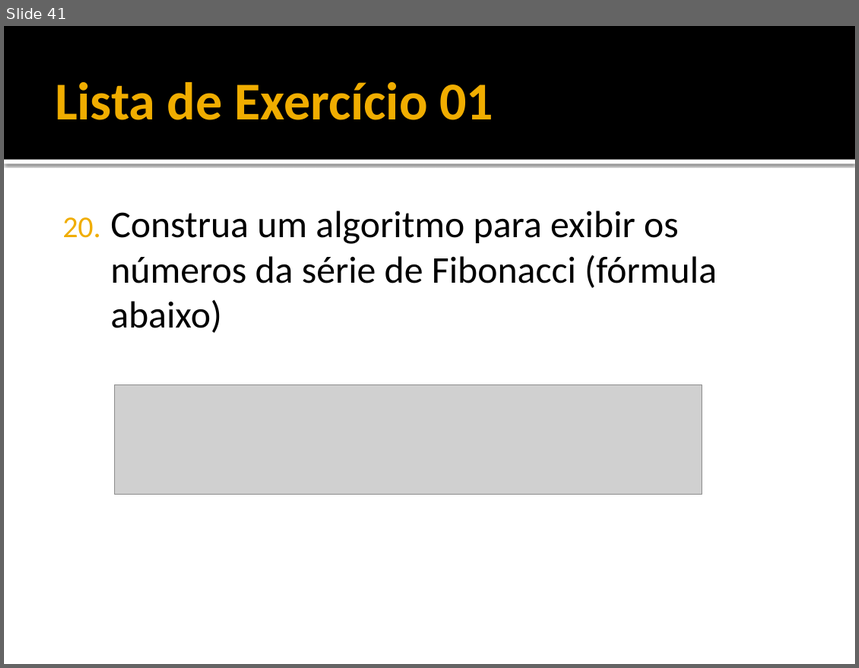
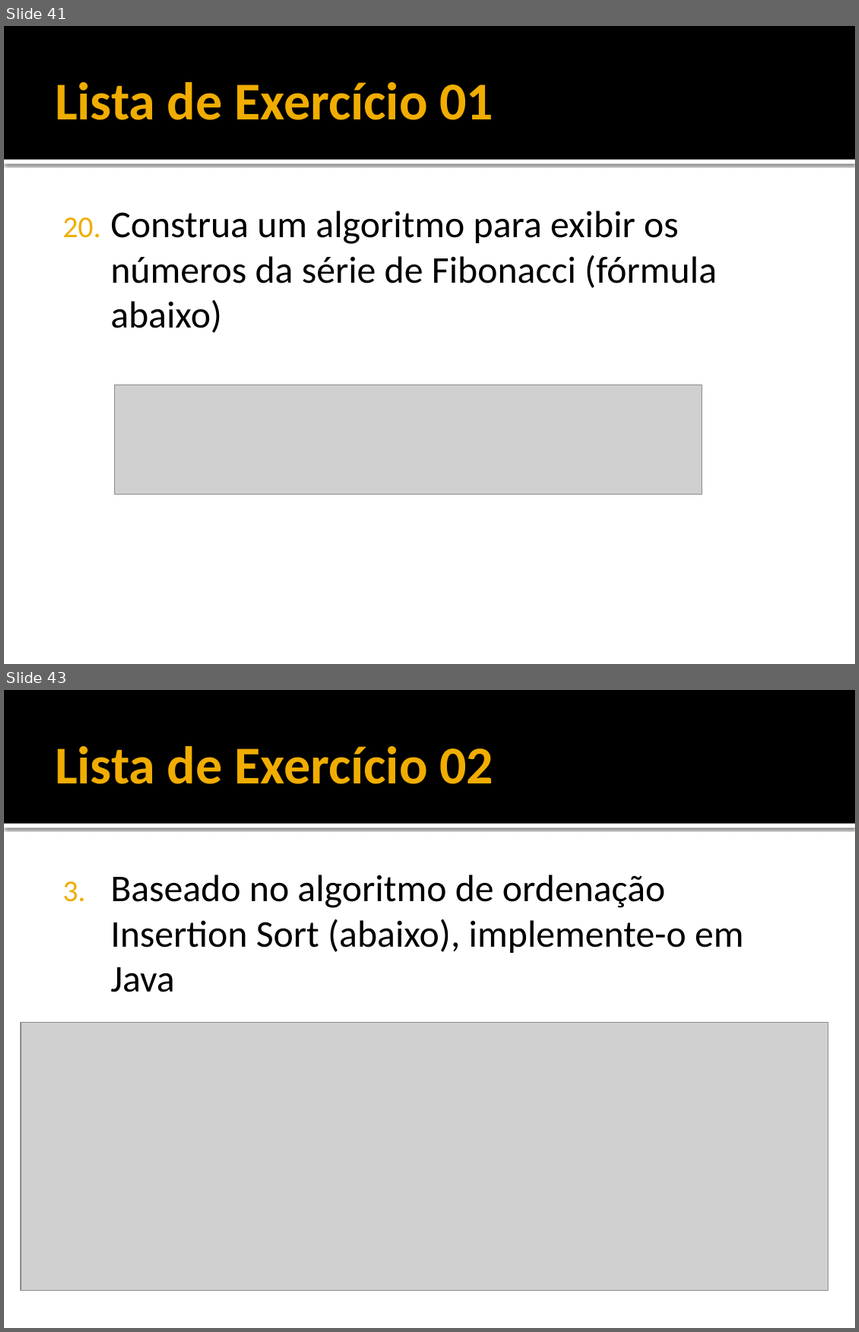
Before and after one commit to filosofisto/cpb-treinamento, a slide deck: Fundamentos/Fundamentos - Java Basico.pptx. Shown one above the other, each under a label of ours: slide 41 before the commit, slides 41 and 43 after it; the slides between them are not shown. The pictures are 859x668 and 859x1332 pixels, drawn with LibreOffice and Linux fonts; fonts in the diff are those of the drawing; grey boxes stand for pictures. Boxes give left, top, right and bottom in pixels: in the first picture for what was removed or moved away, otherwise in the second. Text is boxed around its words. In the diff, an @@ line names an element or a change of style, - is before the commit and + after.

Commit message:
Lista 02
.

```diff
--- a/Fundamentos/Fundamentos - Java Basico.pptx
+++ b/Fundamentos/Fundamentos - Java Basico.pptx
@@ slide 43 added at (x1=4, y1=690, x2=855, y2=1328), background #FFFFFF; not listed: 2 template elements that a slide beside it also shows @@
@@ title added at (x1=55, y1=746, x2=493, y2=784), 45 pt, text #F0AD00, bold @@
+Lista de Exercício 02
@@ text added at (x1=110, y1=875, x2=743, y2=992), 32 pt, text #000000 @@
+3. Baseado no algoritmo de ordenação Insertion Sort (abaixo), implemente-o em Java
@@ picture added at (x1=21, y1=1023, x2=829, y2=1291) @@
```
Also in this commit, not shown: 3 slides changed, 4 other slides added, 1 other file.
